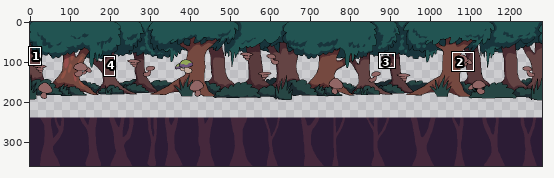
A pixel-art file gets an edit: Assets/Graphics/sara stuff/bakgrund.aseprite. The first picture is a wide view before the edit; the outline marks the close-up.
Close-up. The starting point:
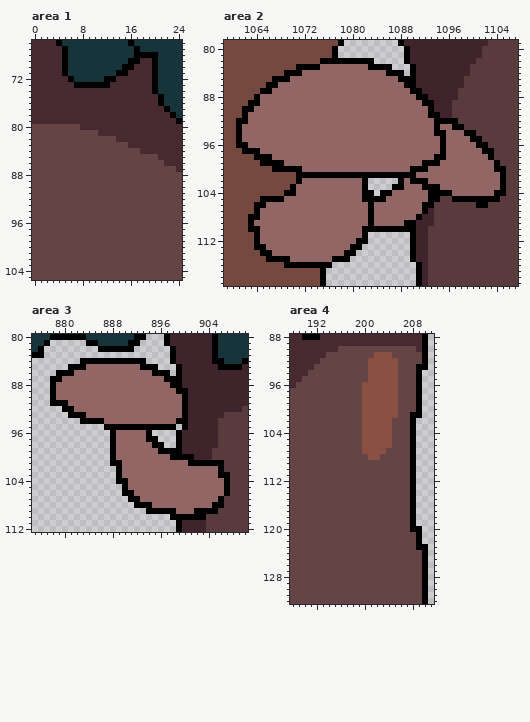
1280x360 pixels, 1 frame. Colours within 5 levels of each other are drawn and written as one. Shown: area 1: x 0..24, y 66..105; area 2: x 1059..1107, y 79..119; area 3: x 875..910, y 80..112; area 4: x 188..211, y 88..132. The commit also changed other parts of the picture, which this record leaves out.
New version:
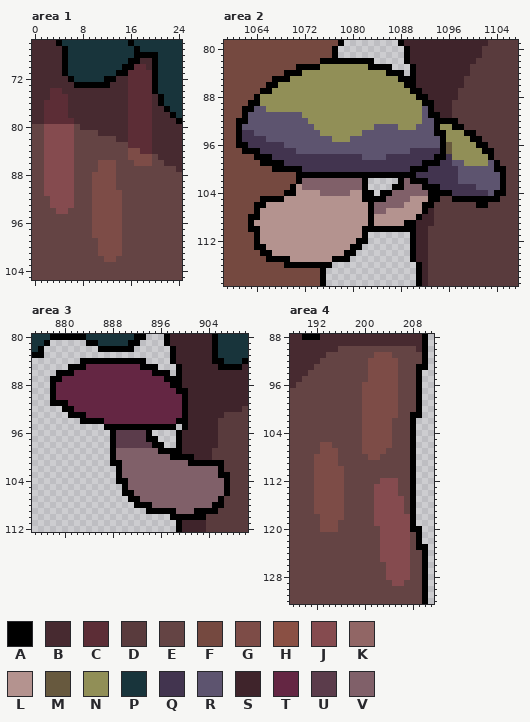
Palette (. is transparent): A #000000  B #472a30  C #5c2d36  D #593b3d  E #644444  F #754940  G #7d4c47  H #8a5044  J #854b4f  K #916665  L #b4938f  M #67593e  N #918f57  P #18343b  Q #42344f  R #5d546f  S #3f242b  T #642643  U #5b3c4b  V #806069
Changes in this commit:
layer "Group 2/Group 4/Layer 18" opacity 33% -> 25%
layer "Group 2/Group 4/Group 5/Layer 21" opacity 41% multiply added
Changed rows in their new state; - is an unchanged pixel.
Area 1, layer "Group 2/Group 4/Layer 18":
first column x 2:
 70 ---------------CC-
 71 --------------CCCC
 72 --------------CCCC
 73 --------------CCCC
 74 -CC-----------CCCC
 75 -CCC----------CCCC
 76 CCCC----------CCCC
 77 CCCC----------CCCC
 78 CCCC----------CCCC
 79 CCCCC---------CCCC
 80 JJJJJ---------CCCC
 81 JJJJJ---------CCCC
 82 JJJJJ---------CCCC
 83 JJJJJ---------CCCC
 84 JJJJJ---------GGCC
 85 JJJJJ---------GGGG
 86 JJJJJ----GGG---GGG
 87 JJJJJ----GGG------
 88 JJJJJ---GGGG------
 89 JJJJJ---GGGG------
 90 JJJJJ---GGGG------
 91 JJJJJ---GGGGG-----
 92 -JJJJ---GGGGG-----
 93 -JJJJ---GGGGG-----
 94 --JJ----GGGGG-----
 95 --------GGGGG-----
 96 --------GGGGG-----
 97 --------GGGGG-----
 98 --------GGGGG-----
 99 ---------GGGG-----
100 ---------GGGG-----
101 ---------GGGG-----
102 ----------GG------
Area 2, layers "Group 2/Group 4/Group 5/Layer 21", "Group 2/Group 4/Group 5/Layer 20":
first column x 1062:
 83 -------------NNNNNNNN----------------------
 84 ----------NNNNNNNNNNNNNN-------------------
 85 --------NNNNNNNNNNNNNNNNNN-----------------
 86 ------NNNNNNNNNNNNNNNNNNNNN----------------
 87 -----NNNNNNNNNNNNNNNNNNNNNNN---------------
 88 ---NNNNNNNNNNNNNNNNNNNNNNNNNN--------------
 89 ---NNNNNNNNNNNNNNNNNNNNNNNNNNN-------------
 90 --RRNNNNNNNNNNNNNNNNNNNNNNNNNNR------------
 91 -RRRRRRRRRNNNNNNNNNNNNNNNNNNNNR------------
 92 -RRRRRRRRRRNNNNNNNNNNNNNNNNNNNRR-----------
 93 RRRRRRRRRRRRNNNNNNNNNNRRRRNNNRRR-NN--------
 94 QQRRRRRRRRRRRNNNNNNNRRRRRRRRRRRR--NNN------
 95 QQQQRRRRRRRRRRRNNNRRRRRRRRRRRRRRR-NNNN-----
 96 -QQQQQQRRRRRRRRRRRRRRRRRRRRRRRRRR-MNNNN----
 97 ---QQQQQQRRRRRRRRRRRRRRRRRRRQQQQQ-MNNNNN---
 98 -----QQQQQQQQQQQQQQQRRRRQQQQQQQQ--QNNNNNN--
 99 -------QQQQQQQQQQQQQQQQQQQQQQQ---QQRRNNNNR-
100 ----------QQQQQQQQQQQQQQQQQQ---QQQQQRRRRRR-
101 -----------------------------QQQQQQQRRRRRRR
102 ----------VVVVVVVVVV-------V---QQQQQRRRRRRR
103 ---------LVVVVVVVVVV-------VVV---QQQQQQRRRR
104 ---------LLLLVVVVVLL-----VVVVVV----QQQQQQR-
105 -------LLLLLLLLLLLLL----VVVVLLL------------
106 ----LLLLLLLLLLLLLLLLL-VVVVVLLL-------------
107 ---LLLLLLLLLLLLLLLLLL-VVLLLLLL-------------
108 ---LLLLLLLLLLLLLLLLLL-LLLLLLL--------------
109 --LLLLLLLLLLLLLLLLLLL-LLLLL----------------
110 ---LLLLLLLLLLLLLLLLL-----------------------
111 ---LLLLLLLLLLLLLLLLL-----------------------
112 ---LLLLLLLLLLLLLLLL------------------------
113 ----LLLLLLLLLLLLLL-------------------------
114 -----LLLLLLLLLLLL--------------------------
115 --------LLLLLLL----------------------------
Area 3, layers "Group 2/Group 4/Group 5/Layer 21", "Group 2/Group 4/Group 5/Layer 20":
first column x 879:
 85 -----TTTTTTTTT--------------
 86 ---TTTTTTTTTTTTT------------
 87 -TTTTTTTTTTTTTTTTT----------
 88 TTTTTTTTTTTTTTTTTTT---------
 89 TTTTTTTTTTTTTTTTTTTT--------
 90 TTTTTTTTTTTTTTTTTTTTT-------
 91 --TTTTTTTTTTTTTTTTTTT-------
 92 ---TTTTTTTTTTTTTTTTTT-------
 93 -----TTTTTTTTTTTTTTTT-------
 94 --------TTTTTTTTTTTT--------
 96 ----------UUUUU-------------
 97 ----------UUUUU-------------
 98 ----------UUUUUU------------
 99 ----------VVVVVVV-----------
100 ----------VVVVVVVVV---------
101 -----------VVVVVVVVVVV------
102 -----------VVVVVVVVVVVVVVVV-
103 -----------VVVVVVVVVVVVVVVV-
104 ------------VVVVVVVVVVVVVVVV
105 ------------VVVVVVVVVVVVVVVV
106 -------------VVVVVVVVVVVVVVV
107 --------------VVVVVVVVVVVVV-
108 ----------------VVVVVVVVVV--
109 --------------------VVV-----
Area 4:
first column x 192:
 91 ----------GGG---
 92 ---------GGGGG--
 93 ---------GGGGG--
 94 ---------GGGGG--
 95 ---------GGGGG--
 96 --------GGGGGG--
 97 --------GGGGGG--
 98 --------GGGGGG--
 99 --------GGGGGG--
100 --------GGGGGG--
101 --------GGGGGG--
102 --------GGGGG---
103 --------GGGGG---
104 --------GGGGG---
105 --------GGGGG---
106 -GG-----GGGGG---
107 -GGG----GGGG----
108 GGGG-----GG-----
109 GGGG------------
110 GGGGG-----------
111 GGGGG-----------
112 GGGGG------JJJ--
113 GGGGG-----JJJJ--
114 GGGGG-----JJJJ--
115 GGGGG-----JJJJJ-
116 GGGGG-----JJJJJ-
117 GGGGG-----JJJJJ-
118 -GGGG-----JJJJJJ
119 -GGG------JJJJJJ
120 -GGG-------JJJJJ
121 -----------JJJJJ
122 -----------JJJJJ
123 -----------JJJJJ
124 -----------JJJJJ
125 -----------JJJJJ
126 ------------JJJJ
127 ------------JJJJ
128 ------------JJJJ
129 -------------JJ-
